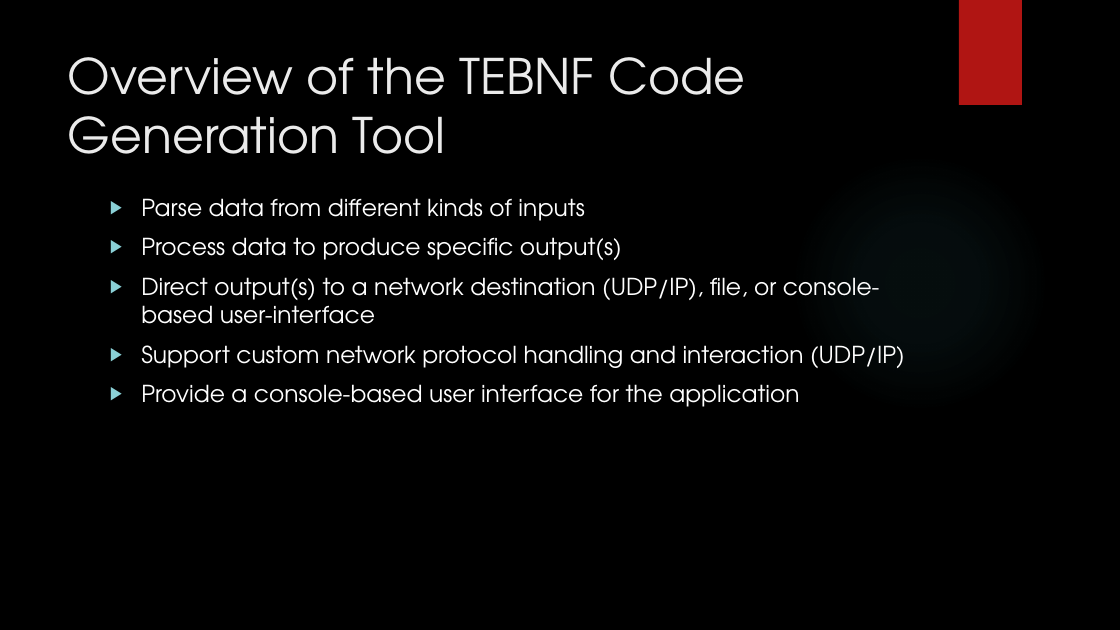
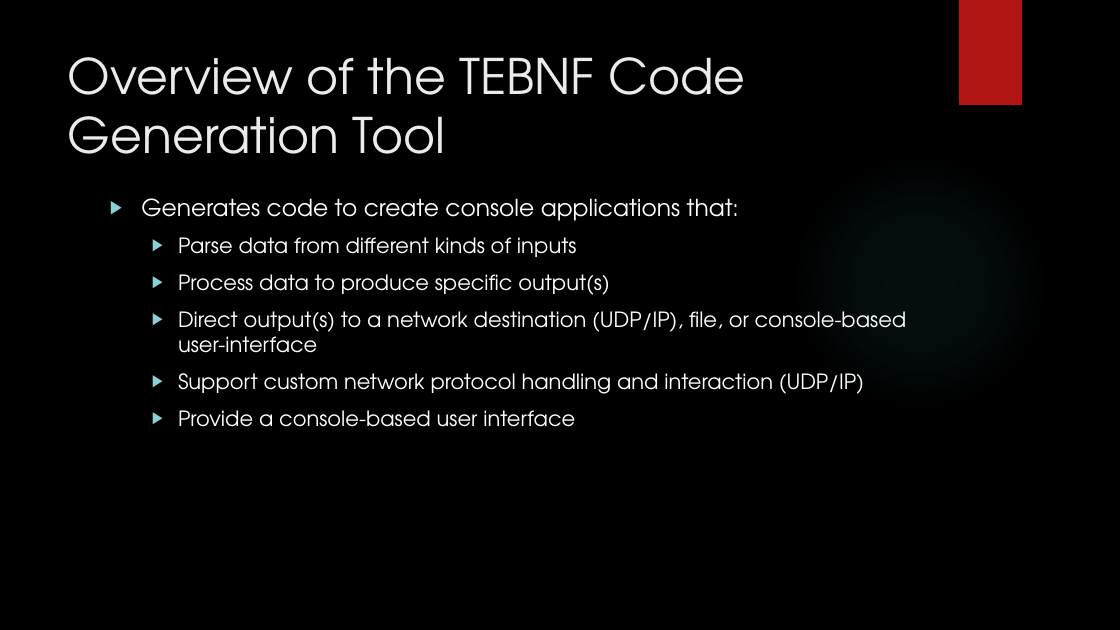
Before and after one commit to JasonGYoung/ProjectReport, a slide deck: slide 6 of DefensePresentation.pptx. Drawn at 1120x630 pixels with LibreOffice and Linux fonts; fonts in the diff are those of the drawing; background and template pictures are left out. Boxes give left, top, right and bottom in pixels: in the first picture for what was removed or moved away, otherwise in the second. Text is boxed around its words. In the diff, an @@ line names an element or a change of style, - is before the commit and + after.

```diff
--- a/DefensePresentation.pptx
+++ b/DefensePresentation.pptx
@@ text at <box>141,198,739,221</box>: paragraph added @@
+▶ Generates code to create console applications that:
@@ text at <box>178,237,907,394</box>: size 20 to 18 pt in "Parse data from different kinds of inputs", "Process data to produce specific output(s)", "Direct output(s) to a network destination (UDP/IP), ...", "Support custom network protocol handling and interaction ..."; list level 1 to 2 in "Parse data from different kinds ..."; list level 1 to 2 in "Process data to produce specific ..."; list level 1 to 2 in "Direct output(s) to a network ..."; list level 1 to 2 in "Support custom network protocol handling ..." @@
@@ text at <box>178,410,575,427</box>: text changed; size 20 to 18 pt @@
-▶ Provide a console-based user interface for the application
+  ▶ Provide a console-based user interface
```
Also in this commit, not shown: 4 other slides changed.
